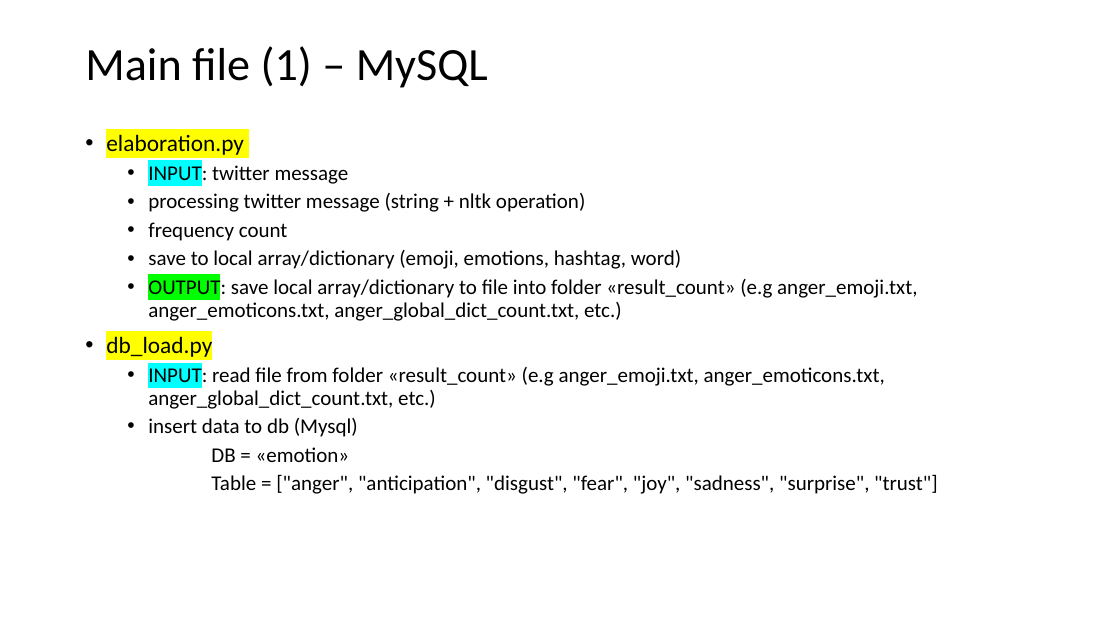
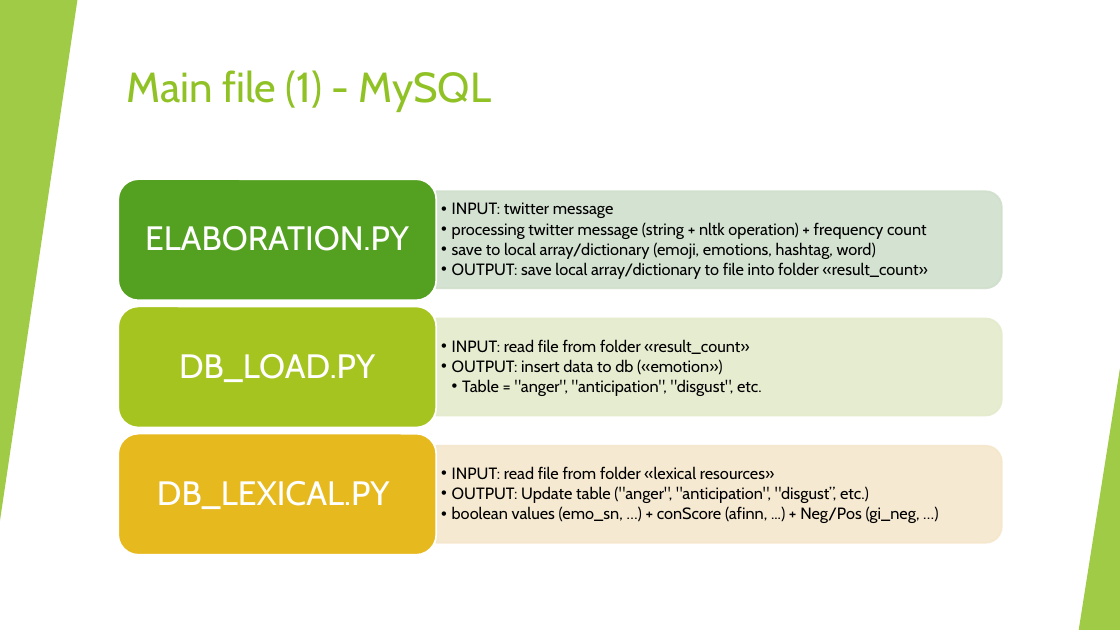
Before and after one commit to lucaMari94/mongodb-sentiment-analysis, a slide deck: slide 9 of silde/slide.pptx (slide 5 before the commit). Drawn at 1120x630 pixels with LibreOffice and Linux fonts; fonts in the diff are those of the drawing. Boxes give left, top, right and bottom in pixels: in the first picture for what was removed or moved away, otherwise in the second. Text is boxed around its words. In the diff, an @@ line names an element or a change of style, - is before the commit and + after.

Commit message:
slide wip

```diff
--- a/silde/slide.pptx
+++ b/silde/slide.pptx
@@ rectangle added at <box>0,0,1120,630</box>, fill #FFFFFF @@
@@ triangle added at <box>0,0,77,521</box>, fill #90C226 at 85% opacity @@
@@ title "Main file (1) - MySQL" at <box>127,70,491,112</box>: vertical alignment middle to top @@
@@ title at <box>127,70,491,112</box>: text changed; size 39.6 to 36 pt; font Calibri to Cabin; text colour #000000 to #90C226 @@
-Main file (1) – MySQL
+Main file (1) - MySQL
@@ text removed at <box>106,134,938,494</box> @@
-• elaboration.py
-  • INPUT: twitter message
-  • processing twitter message (string + nltk operation)
-  • frequency count
-  • save to local array/dictionary (emoji, emotions, hashtag, word)
-  • OUTPUT: save local array/dictionary to file into folder «result_count» (e.g anger_emoji.txt, anger_emoticons.txt, anger_global_dict_count.txt, etc.)
-• db_load.py
-  • INPUT: read file from folder «result_count» (e.g anger_emoji.txt, anger_emoticons.txt, anger_global_dict_count.txt, etc.)
-  • insert data to db (Mysql)
-  DB = «emotion»
-  Table = ["anger", "anticipation", "disgust", "fear", "joy", "sadness", "surprise", "trust"]
@@ group added at <box>0,0,1120,630</box>: 5 freeform shapes, 3 triangles, 2 lines @@
@@ triangle added at <box>1079,369,1120,630</box>, fill #90C226 at 85% opacity @@
@@ group added at <box>118,179,1002,555</box>: 6 texts, 3 round same rects, 3 rounded rectangles @@
+  • INPUT: twitter message
+  • processing twitter message (string + nltk operation) + frequency count
+  • save to local array/dictionary (emoji, emotions, hashtag, word)
+  • OUTPUT: save local array/dictionary to file into folder «result_count»
+ELABORATION.PY
+  • INPUT: read file from folder «result_count»
+  • OUTPUT: insert data to db («emotion»)
+    • Table = "anger", "anticipation", "disgust", etc.
+DB_LOAD.PY
+  • INPUT: read file from folder «lexical resources»
+  • OUTPUT: Update table ("anger", "anticipation", "disgust”, etc.)
+  • boolean values (emo_sn, …) + conScore (afinn, ...) + Neg/Pos (gi_neg, …)
+DB_LEXICAL.PY
```
Also in this commit, not shown: 22 other slides changed, 17 slides added, 5 slides removed.
